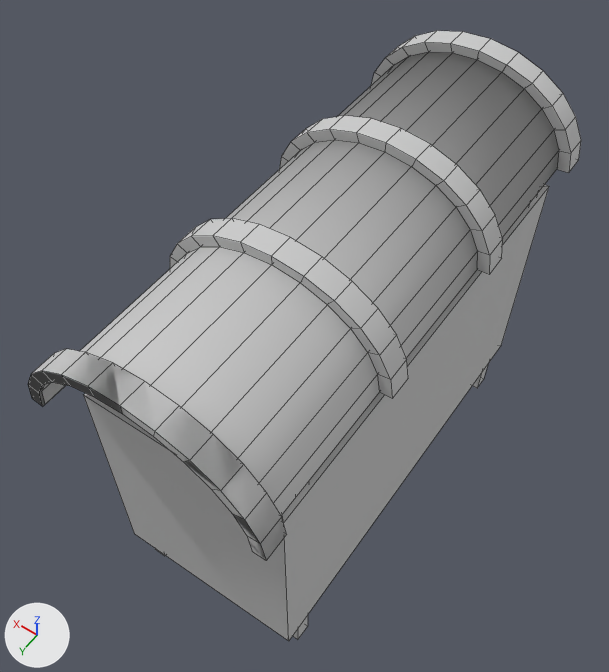
A saved change to the FBX model Assets/Meshes/Bus_Stop.FBX.
Rendered twice from a camera (50 mm lens) standing at (-0.194, 0.307, 0.626) and looking at (0.02, 0.007, 0.154). The axes (+X, +Y, +Z) are drawn at lower left. The lights are the same throughout. Mesh edges are drawn as thin lines. Where no turn or scale is listed for an object, it has been applied to the vertices. Vertices at the same position are counted once.

The first picture shows 'Bus_Stop'.
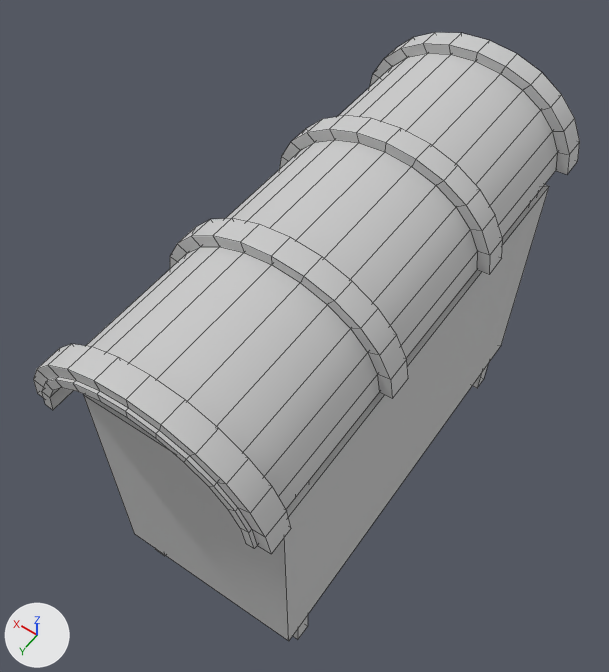
The change, as a list of edits to the scene's bpy script:
```text
Change me_mesh:
    used by ob_bus_stop; location = (0.0, 0.0, 0.0)
    remove me_mesh.from_pydata(...)  # 321 vertices, 240 faces; spans x -0.082..0.082, y -0.182..0.182, z 0.0..0.299
    add me_mesh.from_pydata(...)  # 308 vertices, 240 faces; spans x -0.082..0.082, y -0.182..0.18, z 0.0..0.299
    me_mesh part 1: the loose piece of 52 vertices spanning x -0.082..0.082, y 0.165..0.182, z 0.233..0.299 is moved by (0.0, -0.345, 0.0)
    me_mesh part 2: the loose piece of 52 vertices spanning x -0.082..0.082, y 0.165..0.182, z 0.233..0.299 is moved by (0.0, -0.004, 0.0)
    me_mesh part 3
    26 vertices are removed from x -0.082..0.082, y -0.165, z 0.233..0.299
    38 faces are deleted
    13 vertices move from x -0.082..0.082, y -0.182, z 0.234..0.299 to x -0.068..0.068, y -0.182, z 0.232..0.286
    13 new vertices lie (0.0, 0.362, 0.0) away from vertices in x -0.082..0.082, y -0.182, z 0.234..0.299
    38 new faces join them
```

Where the change shows, as pixel boxes (x1, y1, x2, y2) in the pictures (609 x 672 px; the box of a moved part takes in the faces that stretch with it):
'Bus_Stop', reshaped: before (28, 31, 581, 641); after (33, 32, 580, 641)
part 1 of me_mesh, moved or reshaped: before (28, 349, 286, 560); after (370, 32, 580, 174)
part 2 of me_mesh, moved or reshaped: before (28, 349, 286, 559); after (33, 344, 291, 554)
part 3 of me_mesh, moved or reshaped: before (371, 31, 581, 173); after (42, 380, 254, 548)
